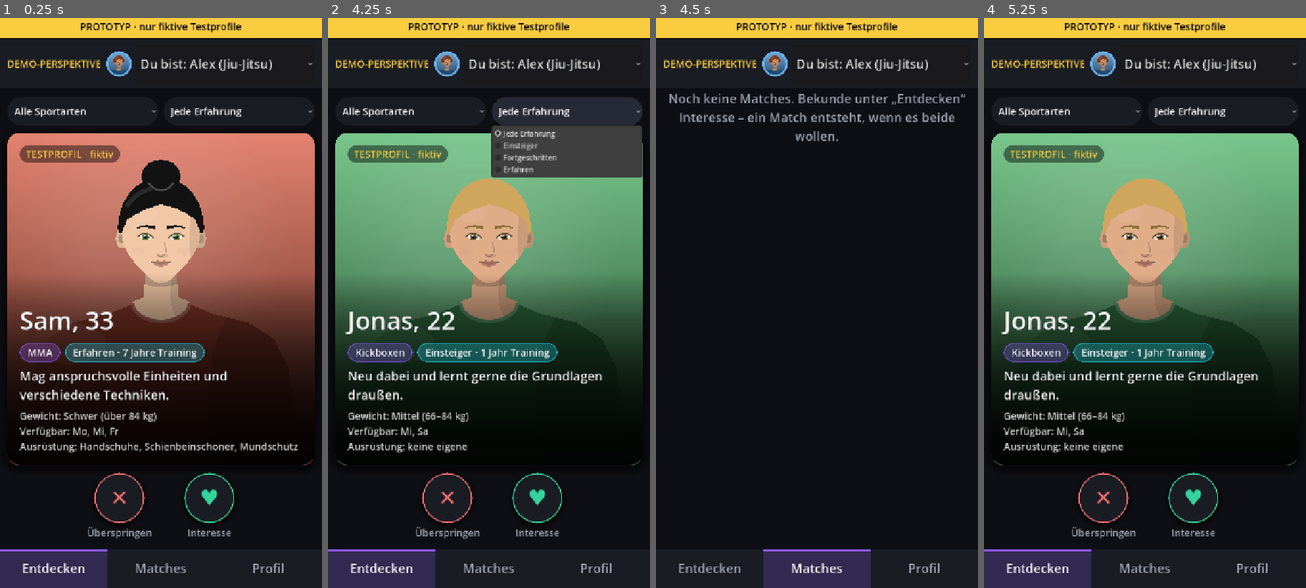
Above: before the commit, frames 1-4 (left to right).
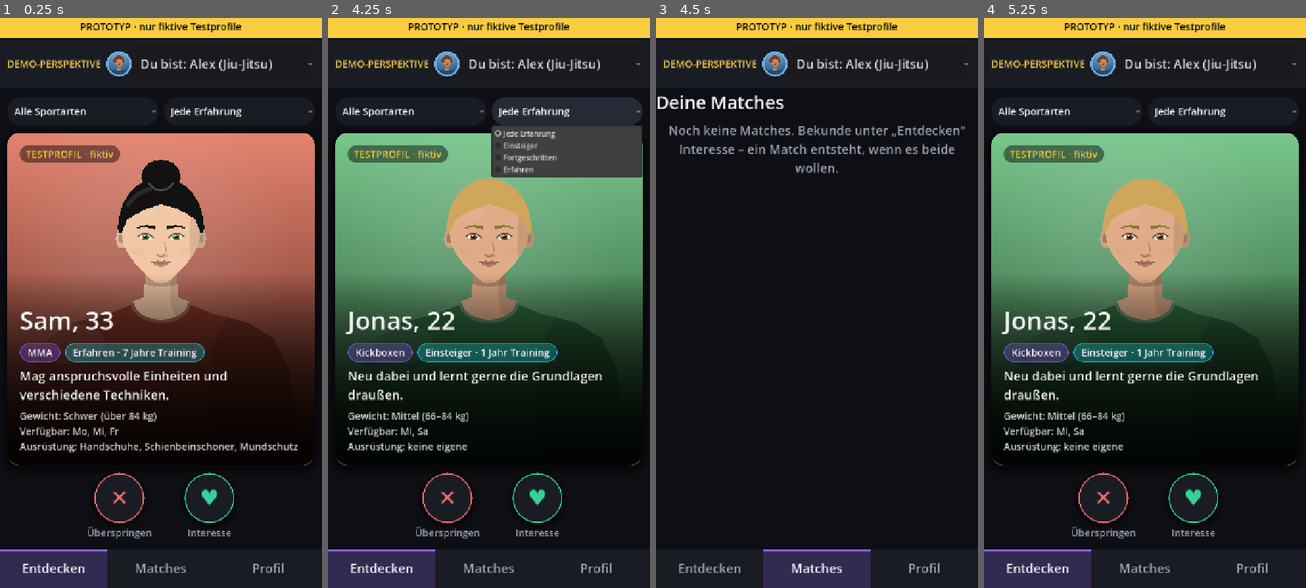
Above: after the commit, the same moments.

Repository: Mayo73/agenthub-backup
Game: Godot game, scene res://scenes/main.tscn
Two runs of this game, one before a commit and one after it. Both use one fixed random seed, a clock stepped at 60 frames per second and the inputs below.
Inputs:
- Up to frame 1 (0.25 s): no input
- Up to frame 2 (4.25 s): click "✕" at 0.5 s; click "♥" at 1.25 s; click "Du bist: Alex (Jiu-Jitsu)" at 2 s; click "Alle Sportarten" at 2.75 s; click "Jede Erfahrung" at 3.5 s
- Up to frame 3 (4.5 s): click "Matches" at 4.25 s
- Up to frame 4 (5.25 s): click "Entdecken" at 5 s

Frames 1-2 are identical in both runs. In frame 3, 3.3% of the frame differs, in the area x 0-96%, y 13-28%; in frame 4, nothing differs.

Commit message:
T-0468: Matchliste im neuen Stil
Erstellt vom lokalen Agent (Modell qwen3.5:35b-a3b, Versuch 3 von 5).

Diff:
--- a/scripts/matches_screen.gd
+++ b/scripts/matches_screen.gd
@@ -12,6 +12,7 @@
 var rows: Dictionary = {}
 var list: VBoxContainer
 var empty_label: Label
+var title_label: Label
 
 
 func _init(app_state: AppState) -> void:
@@ -23,9 +24,21 @@
 	scroll.horizontal_scroll_mode = ScrollContainer.SCROLL_MODE_DISABLED
 	add_child(scroll)
 
+	var margin := MarginContainer.new()
+	margin.set("margin_top", UiStyle.GAP)
+	margin.set("margin_bottom", UiStyle.GAP)
+	margin.set("margin_left", UiStyle.GAP)
+	margin.set("margin_right", UiStyle.GAP)
+	margin.size_flags_horizontal = Control.SIZE_EXPAND_FILL
+	scroll.add_child(margin)
+
 	var box := VBoxContainer.new()
+	box.add_theme_constant_override("separation", UiStyle.GAP)
 	box.size_flags_horizontal = Control.SIZE_EXPAND_FILL
-	scroll.add_child(box)
+	margin.add_child(box)
+
+	title_label = UiStyle.label("Deine Matches", UiStyle.SIZE_TITLE)
+	box.add_child(title_label)
 
 	empty_label = UiStyle.label("Noch keine Matches. Bekunde unter „Entdecken“ Interesse – ein Match entsteht, wenn es beide wollen.", UiStyle.SIZE_NORMAL, UiStyle.MUTED)
 	empty_label.horizontal_alignment = HORIZONTAL_ALIGNMENT_CENTER
@@ -33,7 +46,7 @@
 
 	list = VBoxContainer.new()
 	list.size_flags_horizontal = Control.SIZE_EXPAND_FILL
-	list.add_theme_constant_override("separation", 12)
+	list.add_theme_constant_override("separation", UiStyle.GAP)
 	box.add_child(list)
 
 	refresh()
@@ -68,14 +81,14 @@
 	for m in matches:
 		var id: String = m["id"]
 		var row := HBoxContainer.new()
-		row.add_theme_constant_override("separation", 12)
+		row.add_theme_constant_override("separation", UiStyle.GAP)
 
 		var avatar := AvatarView.new()
-		avatar.set_diameter(72)
+		avatar.set_diameter(88)
 		avatar.set_profile(state.profile(state.book.other(m, state.active_id)))
 		row.add_child(avatar)
 
-		var button := UiStyle.button(row_text(state, m))
+		var button := UiStyle.row_button(row_text(state, m))
 		button.size_flags_horizontal = Control.SIZE_EXPAND_FILL
 		button.alignment = HORIZONTAL_ALIGNMENT_LEFT
 		button.pressed.connect(open_chat.emit.bind(id))
--- a/tests/test_matches_screen.gd
+++ b/tests/test_matches_screen.gd
@@ -86,3 +86,19 @@
 	screen.open_chat.connect(_on_open_chat)
 	(screen.rows["m1"] as Button).pressed.emit()
 	check_eq(received_id, "m1", "empfangene Match-ID")
+
+
+func test_ueberschrift() -> void:
+	build()
+	check_eq(screen.title_label.text, "Deine Matches", "title_label zeigt „Deine Matches\" auch ohne Matches")
+	check(not screen.title_label.visible == false, "title_label ist sichtbar")
+
+
+func test_zeile_als_karte() -> void:
+	make_match("p01", "p02")
+	build()
+	var btn := screen.rows["m1"] as Button
+	check(btn.alignment == HORIZONTAL_ALIGNMENT_LEFT, "Zeilen-Button ist linksbündig")
+	var sb := btn.get_theme_stylebox("normal") as StyleBoxFlat
+	check(sb != null, "normal stylebox existiert")
+	check(sb.shadow_size > 0, "Zeile hat weichen Schatten (shadow_size > 0)")
